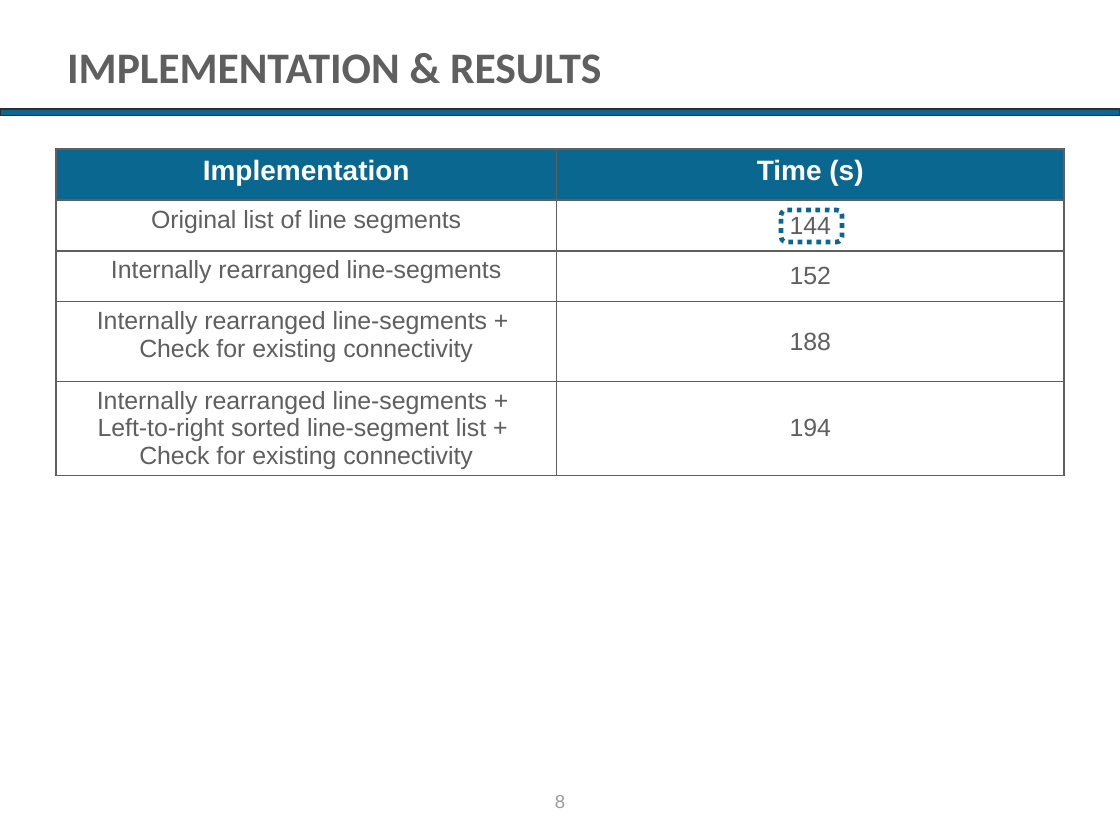
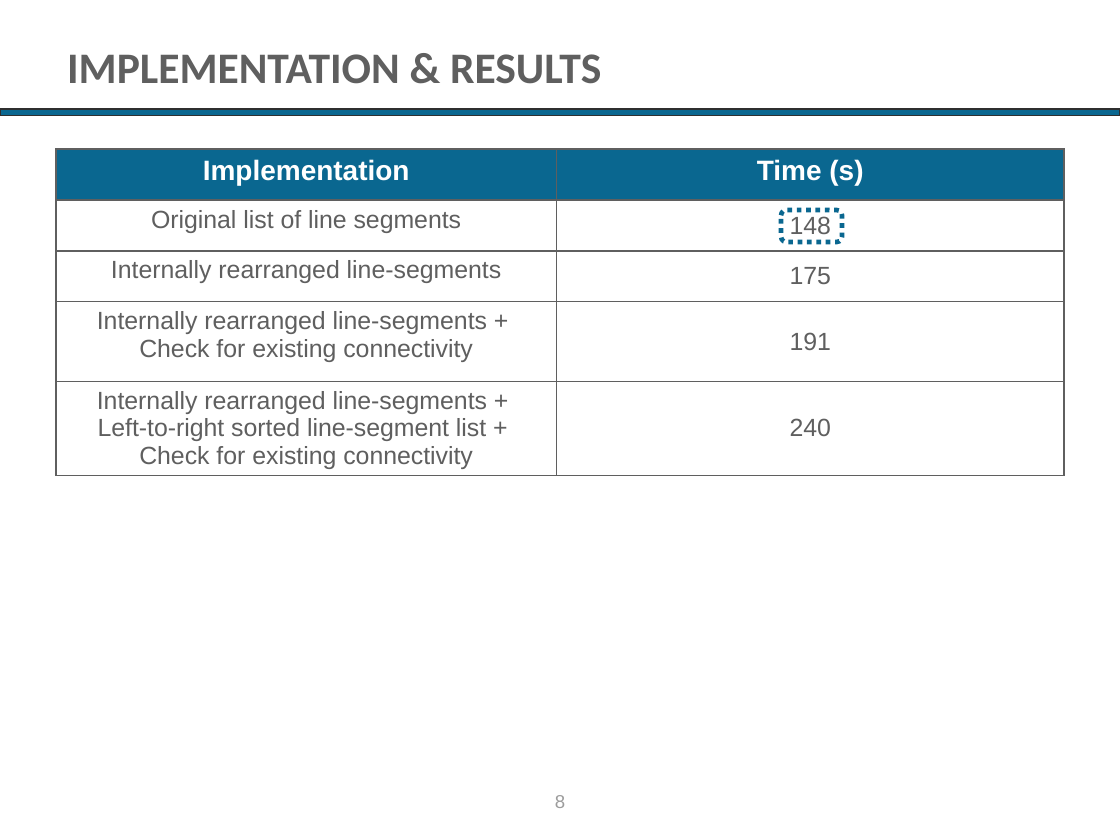
Before and after one commit to shrutisivakumarUF/HeartFlow_ProgrammingExercise, a slide deck: slide 8 of Shruti_Heartflow_ProgrammingExercise.pptx. Drawn at 1120x840 pixels with LibreOffice and Linux fonts; fonts in the diff are those of the drawing; background and template pictures are left out. Boxes give left, top, right and bottom in pixels: in the first picture for what was removed or moved away, otherwise in the second. Text is boxed around its words. In the diff, an @@ line names an element or a change of style, - is before the commit and + after.

```diff
--- a/Shruti_Heartflow_ProgrammingExercise.pptx
+++ b/Shruti_Heartflow_ProgrammingExercise.pptx
@@ table at bbox=[56, 149, 1064, 482] @@
-row 2, column 2: 144
+row 2, column 2: 148
-row 3, column 2: 152
+row 3, column 2: 175
-row 4, column 2: 188
+row 4, column 2: 191
-row 5, column 2: 194
+row 5, column 2: 240
```
Also in this commit, not shown: 2 other slides changed.
